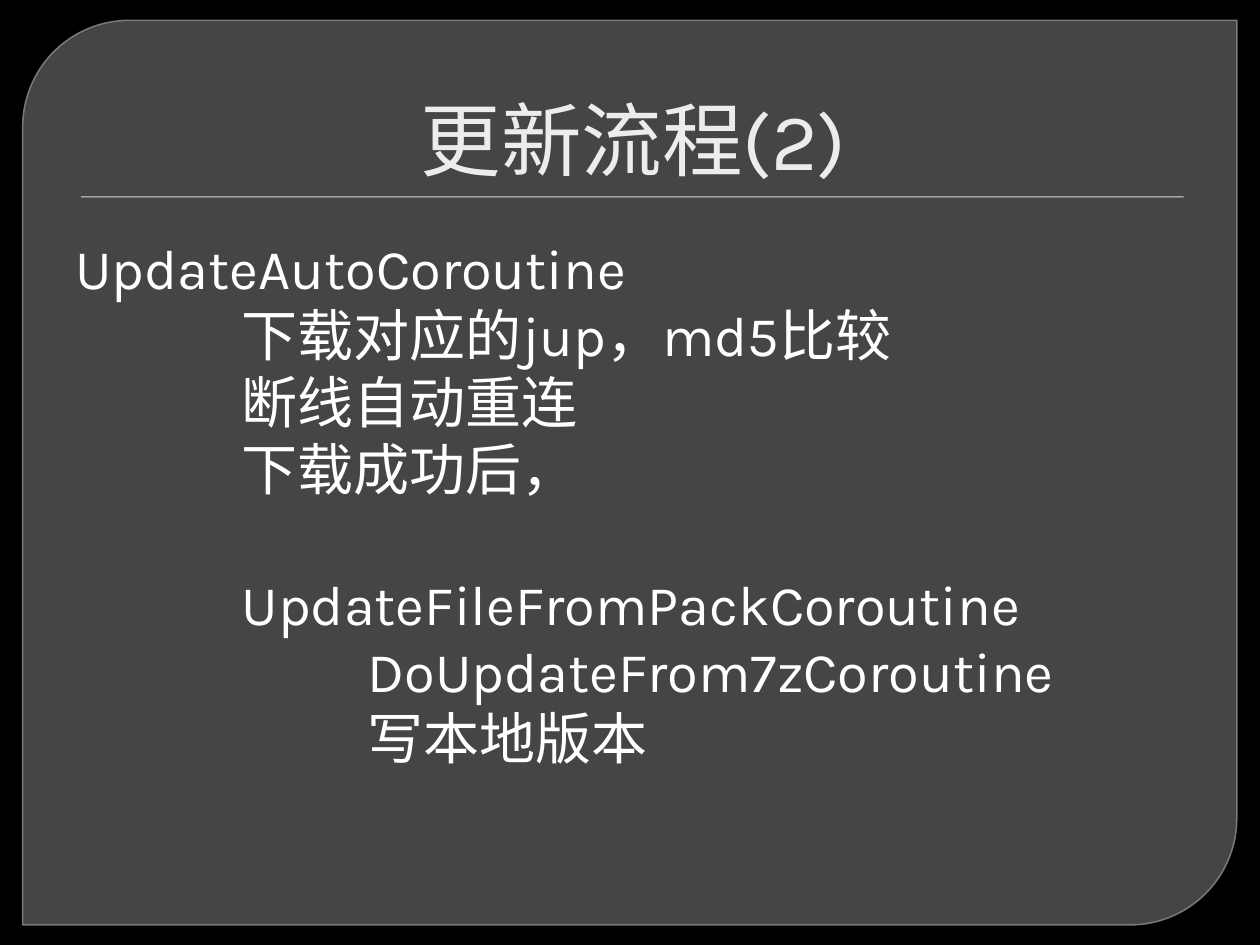
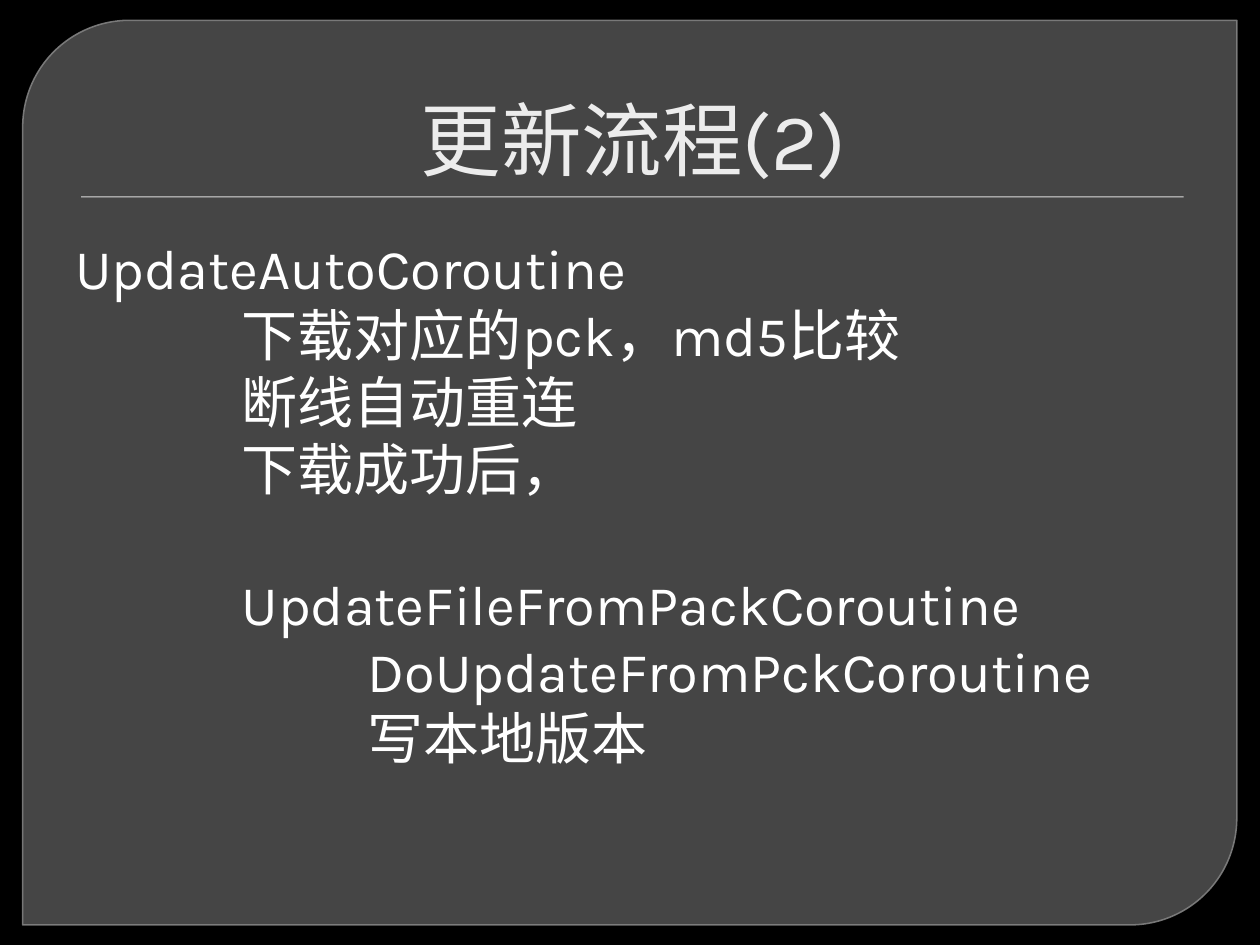
Before and after one commit to miztook/LearnUnityTech, a slide deck: slide 19 of 工作文档/打包和更新/Tera更新系统设计和实现-苗雨.pptx. Drawn at 1260x945 pixels with LibreOffice and Linux fonts; fonts in the diff are those of the drawing; background and template pictures are left out. Boxes give left, top, right and bottom in pixels: in the first picture for what was removed or moved away, otherwise in the second. Text is boxed around its words. In the diff, an @@ line names an element or a change of style, - is before the commit and + after.

```diff
--- a/工作文档/打包和更新/Tera更新系统设计和实现-苗雨.pptx
+++ b/工作文档/打包和更新/Tera更新系统设计和实现-苗雨.pptx
@@ text at [242, 308, 901, 369]: text changed @@
-下载对应的jup，md5比较
+下载对应的pck，md5比较
@@ text at [368, 653, 1092, 705]: text changed @@
-DoUpdateFrom7zCoroutine
+DoUpdateFromPckCoroutine
```
Also in this commit, not shown: 2 other slides changed, 1 slide added, 3 other files.
